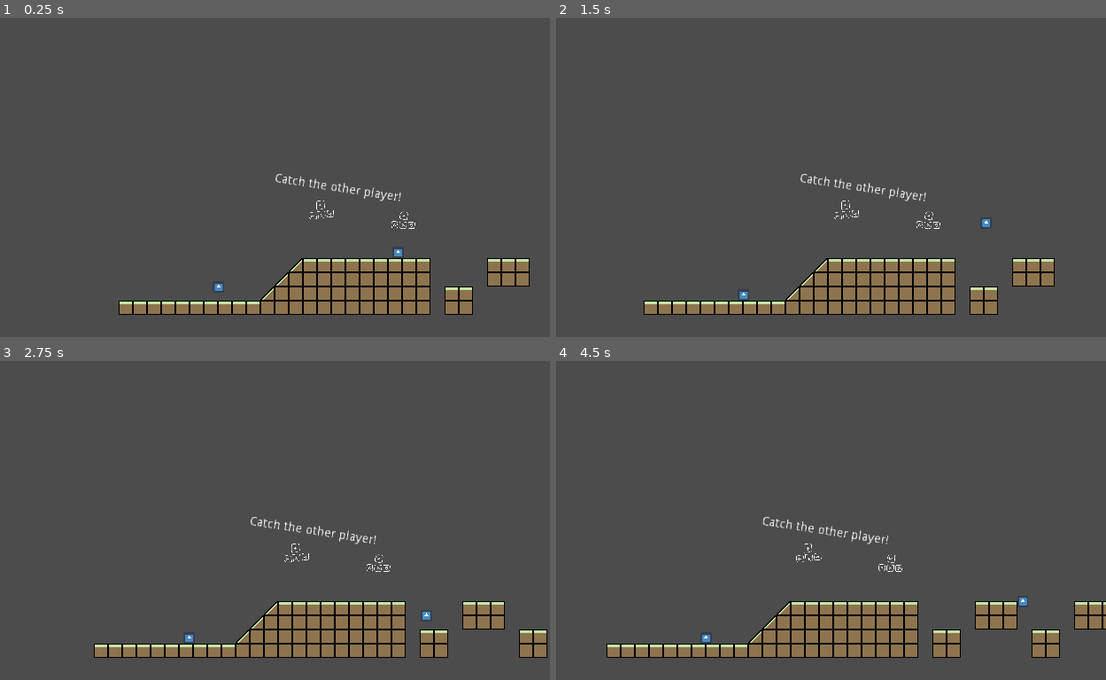
Above: before the commit, frames 1-4 (two rows, left to right).
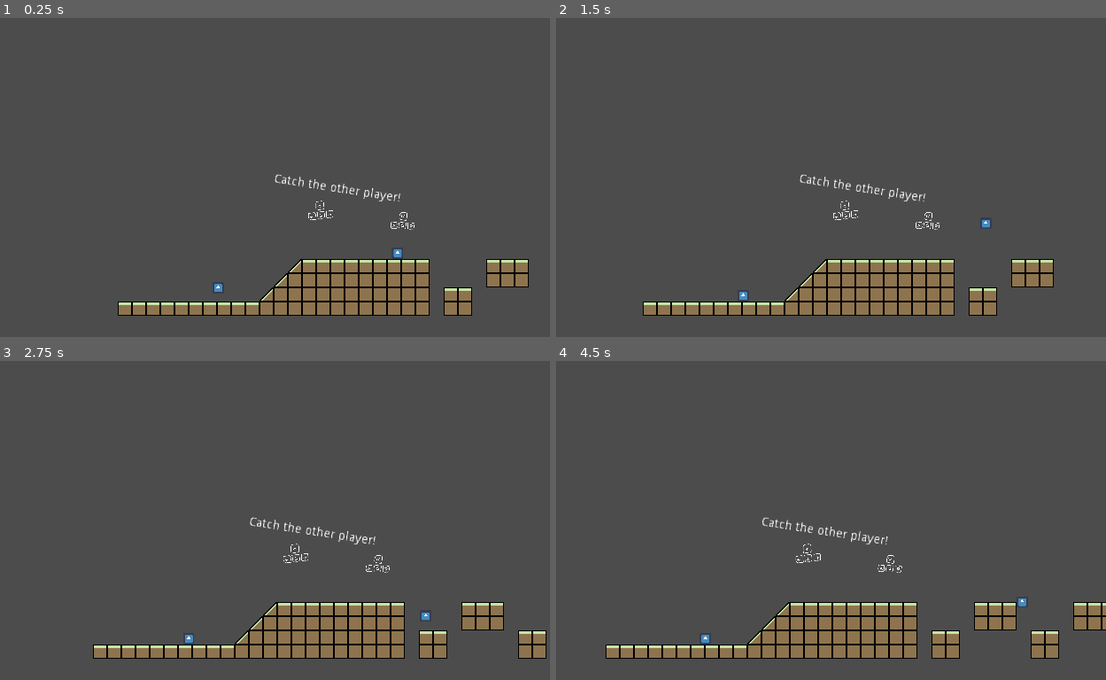
Above: after the commit, the same moments.

Repository: alteduard/TasjammGodot
Game: Godot game, scene res://Assets/Scenes/Game.tscn
The game is run twice, just before and just after one commit, with the same random seed, the same clock (stepped at 60 frames per second) and the same inputs. The engine's default icon, where the game draws it, is replaced by a stand-in: a white triangle on a blue panel in a dark square.
Inputs:
- Up to frame 1 (0.25 s): no input
- Up to frame 2 (1.5 s): tap Enter at 0.5 s; hold D (right1) from 0.53 s (still down); tap Left (left2) at 0.6 s; tap W (jump1) at 0.77 s; tap Right (right2) at 1.35 s
- Up to frame 3 (2.75 s): tap W (jump1) at 1.52 s; release D (right1) at 2.03 s; hold A (left1) from 2.03 s (still down); tap Left (left2) at 2.1 s
- Up to frame 4 (4.5 s): release A (left1) at 2.78 s; hold D (right1) 2.78-4.28 s; tap Right (right2) at 2.85, 4.35 s; tap W (jump1) at 3.02, 3.77 s; tap Left (left2) at 3.6 s; hold A (left1) from 4.28 s (still down)

The runs differ from the first frame. In frame 1, 2.6% of the frame differs, in the area x 21-97%, y 48-94%; in frame 2, 2.6%; in frame 3, 2.8%; in frame 4, 3.0%, in the area x 9-100%, y 48-94%.

Commit message:
Revert "Merge branch 'toad'"
This reverts commit 5a614d0af53a102c79cbd87d2006083cdbce9c22, reversing
changes made to d11b5074d581fa260c9f92ca31cea40238af64fa.

Diff:
--- a/Assets/Scenes/Game.tscn
+++ b/Assets/Scenes/Game.tscn
@@ -22,7 +22,7 @@
 player2 = NodePath("../Player2")
 
 [node name="Camera2D" type="Camera2D" parent="CameraController"]
-position = Vector2( -47.216, -155.08 )
+position = Vector2( -46.5526, -155.743 )
 scale = Vector2( 0.2, 0.2 )
 current = true
 zoom = Vector2( 2, 2 )
--- a/Assets/Scenes/Player1Wins.tscn
+++ b/Assets/Scenes/Player1Wins.tscn
@@ -1,8 +1,7 @@
-[gd_scene load_steps=4 format=2]
+[gd_scene load_steps=3 format=2]
 
 [ext_resource path="res://Assets/Scripts/ButtonChangeScene.gd" type="Script" id=1]
 [ext_resource path="res://Assets/Sprites/Player1Wins.png" type="Texture" id=2]
-[ext_resource path="res://Assets/Sprites/toad.png" type="Texture" id=3]
 
 [node name="Control" type="Control"]
 anchor_right = 1.0
@@ -26,9 +25,3 @@
 position = Vector2( 160.131, 89.683 )
 scale = Vector2( 0.156, 0.116 )
 texture = ExtResource( 2 )
-
-[node name="toad" type="Sprite" parent="."]
-position = Vector2( 196, 159 )
-rotation = 0.0774597
-scale = Vector2( 0.2, 0.2 )
-texture = ExtResource( 3 )
--- a/Assets/Scenes/Player2Wins.tscn
+++ b/Assets/Scenes/Player2Wins.tscn
@@ -1,8 +1,7 @@
-[gd_scene load_steps=4 format=2]
+[gd_scene load_steps=3 format=2]
 
 [ext_resource path="res://Assets/Sprites/Player2Wins.png" type="Texture" id=1]
 [ext_resource path="res://Assets/Scripts/ButtonChangeScene.gd" type="Script" id=2]
-[ext_resource path="res://Assets/Sprites/toad.png" type="Texture" id=3]
 
 [node name="Control" type="Control"]
 anchor_right = 1.0
@@ -26,8 +25,3 @@
 position = Vector2( 164.791, 87.3524 )
 scale = Vector2( 0.148572, 0.128868 )
 texture = ExtResource( 1 )
-
-[node name="toad" type="Sprite" parent="."]
-position = Vector2( 234, 131 )
-scale = Vector2( 0.2, 0.2 )
-texture = ExtResource( 3 )
Binary file removed: Assets/Sprites/toad.png
Not shown, removed: Assets/Sprites/toad.png.import
